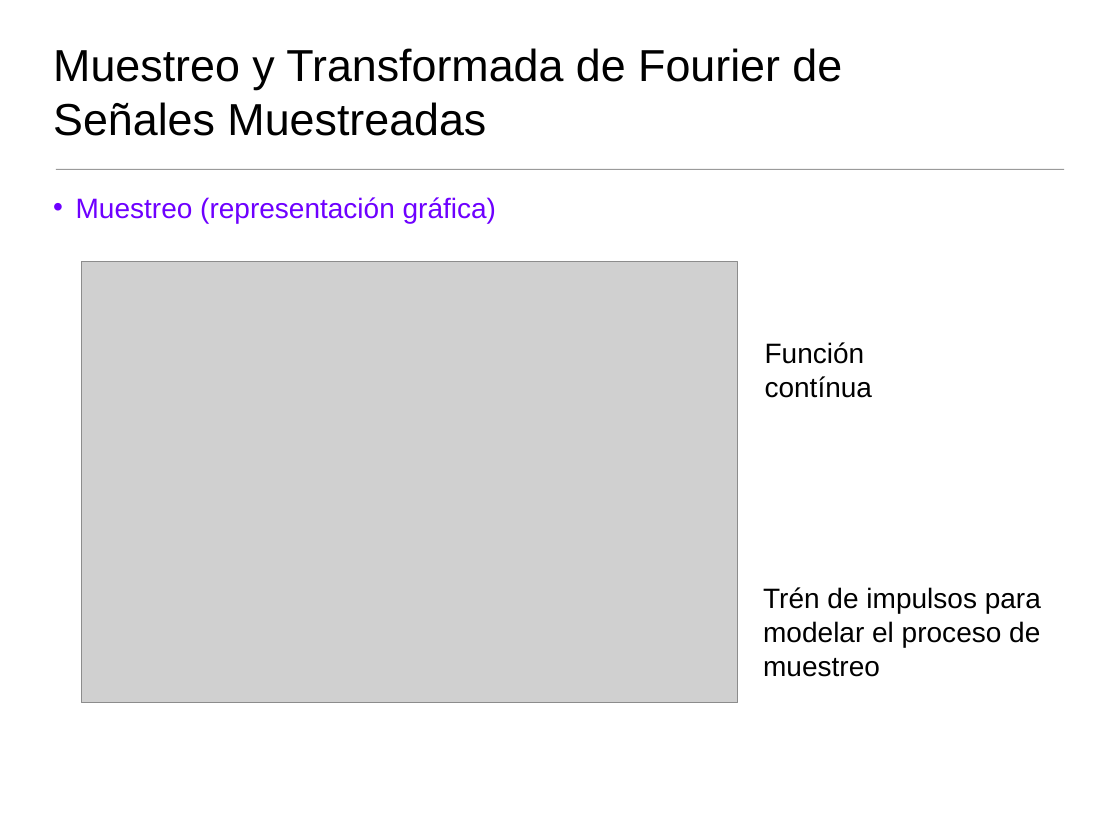
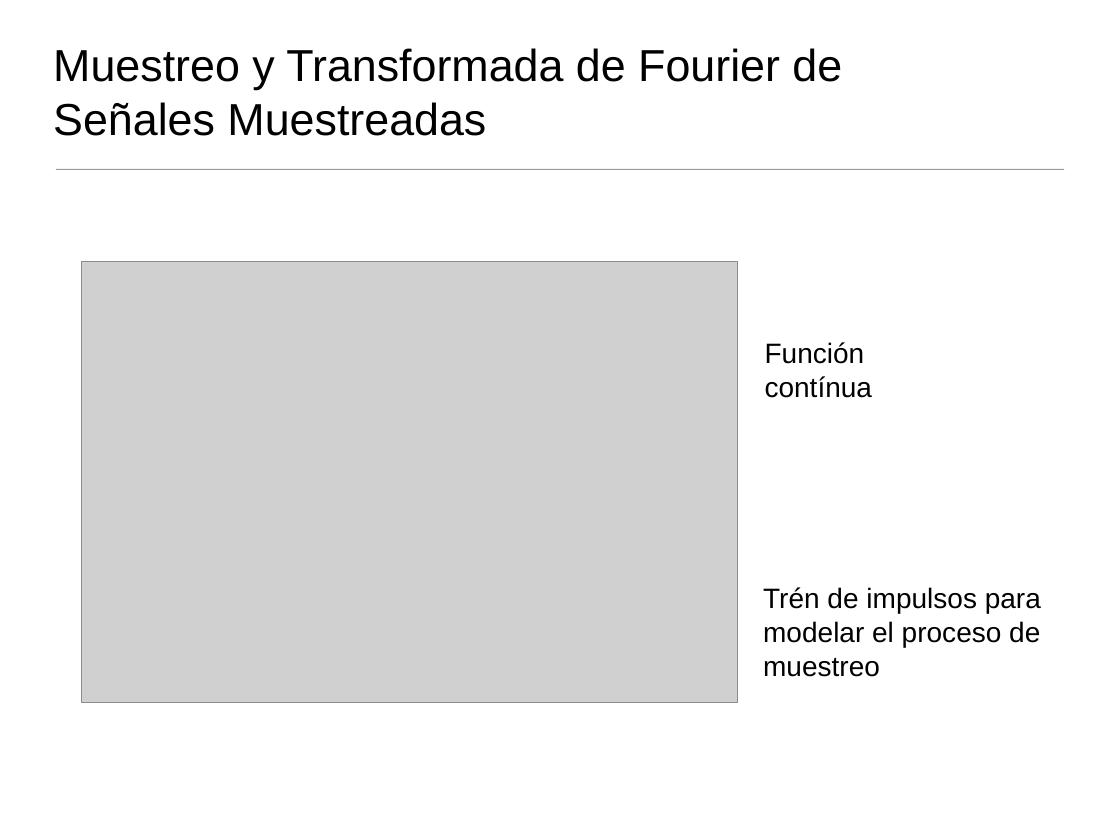
Before and after one commit to domingomery/imagenes, a slide deck: slide 21 of clases/Cap04_Sistemas_Lineales/presentations/IMG04_Fourier1D_Teoria.pptx (slide 26 before the commit). Drawn at 1120x840 pixels with LibreOffice and Linux fonts; fonts in the diff are those of the drawing; grey boxes stand for pictures. Boxes give left, top, right and bottom in pixels: in the first picture for what was removed or moved away, otherwise in the second. Text is boxed around its words. In the diff, an @@ line names an element or a change of style, - is before the commit and + after.

```diff
--- a/clases/Cap04_Sistemas_Lineales/presentations/IMG04_Fourier1D_Teoria.pptx
+++ b/clases/Cap04_Sistemas_Lineales/presentations/IMG04_Fourier1D_Teoria.pptx
@@ text removed at bbox=[76, 197, 496, 223] @@
-• Muestreo (representación gráfica)
```
Also in this commit, not shown: 23 other slides changed, 9 slides added, 20 slides removed, 14 other files.
